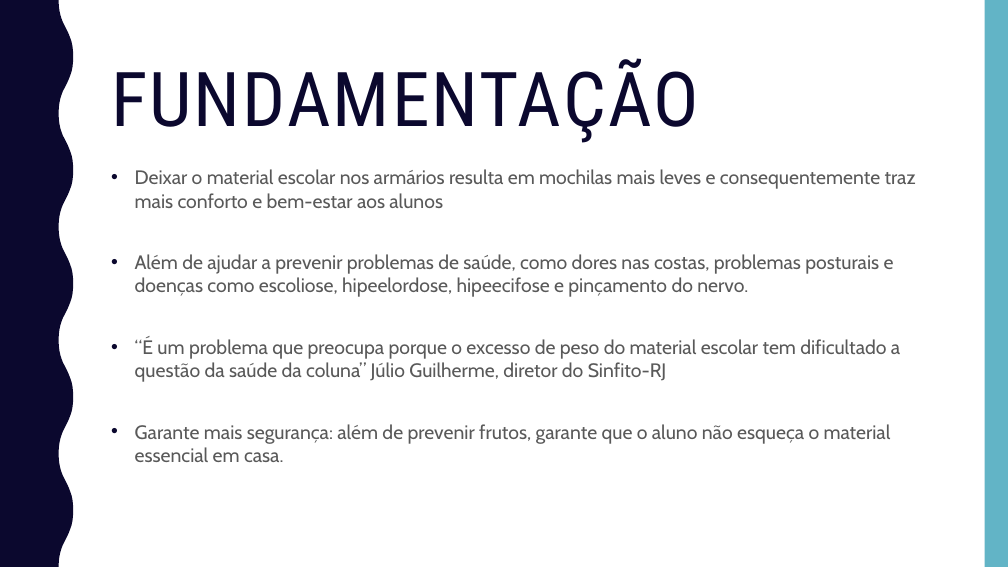
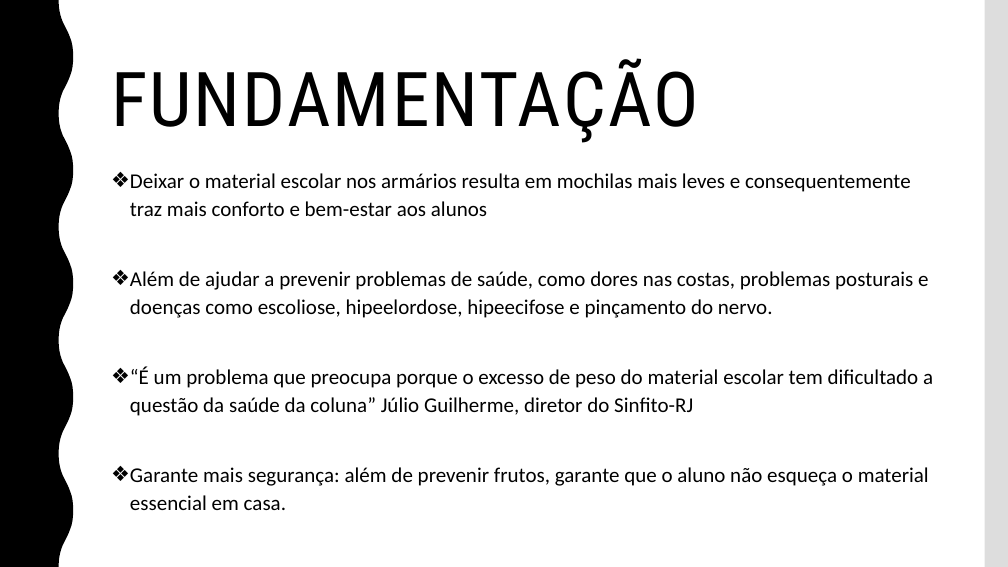
Before and after one commit to lucasdeaquino/TCC-armarios, a slide deck: slide 4 of Ricardo/2 Previaesse.pptx. Drawn at 1008x567 pixels with LibreOffice and Linux fonts; fonts in the diff are those of the drawing; background and template pictures are left out. Boxes give left, top, right and bottom in pixels: in the first picture for what was removed or moved away, otherwise in the second. Text is boxed around its words. In the diff, an @@ line names an element or a change of style, - is before the commit and + after.

```diff
--- a/Ricardo/2 Previaesse.pptx
+++ b/Ricardo/2 Previaesse.pptx
@@ freeform shape at [0, 0, 73, 567]: fill #0B082E to #000000 @@
@@ rectangle at [985, 0, 1008, 567]: fill #62B4C6 to #DDDDDD @@
@@ text "FUNDAMENTAÇÃO" at [111, 58, 699, 143]: text colour #0B082E to #000000 @@
@@ text "Deixar o material escolar nos ..." at [130, 173, 933, 486]: size 18.5 to 20 pt, font Cabin to Calibri, text colour #595959 to #000000; bullet • to ❖; line spacing 1 to 1.1; bullet colour #0B082E to #000000 @@
```
Also in this commit, not shown: 10 other slides changed, 1 slide added.
